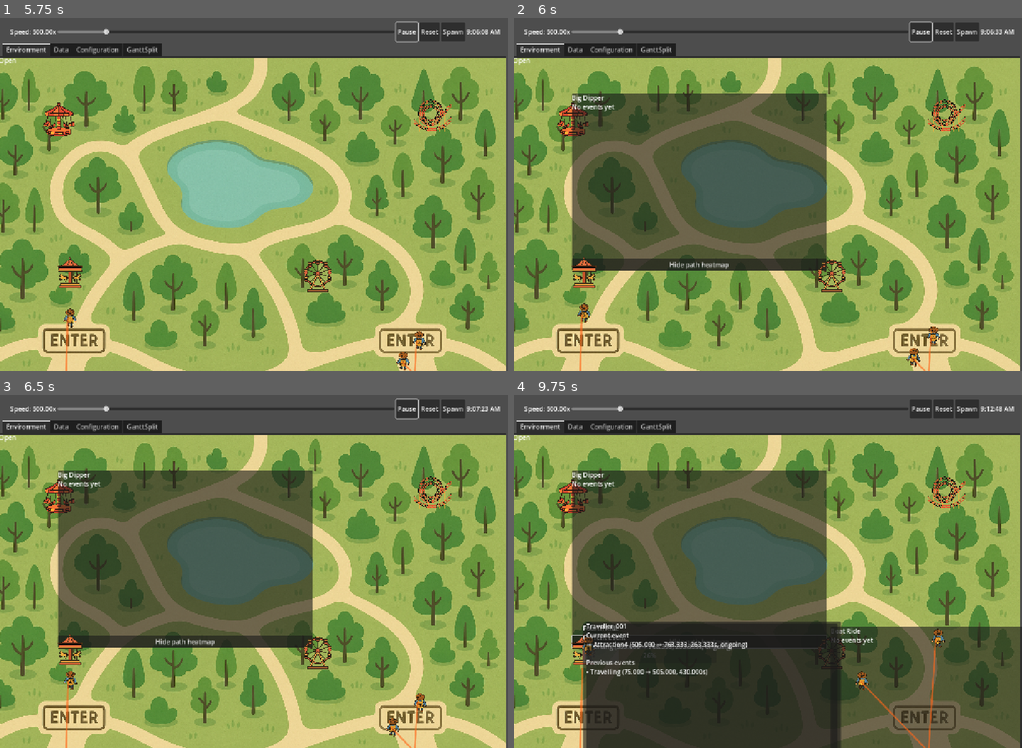
Above: before the commit, frames 1-4 (two rows, left to right).
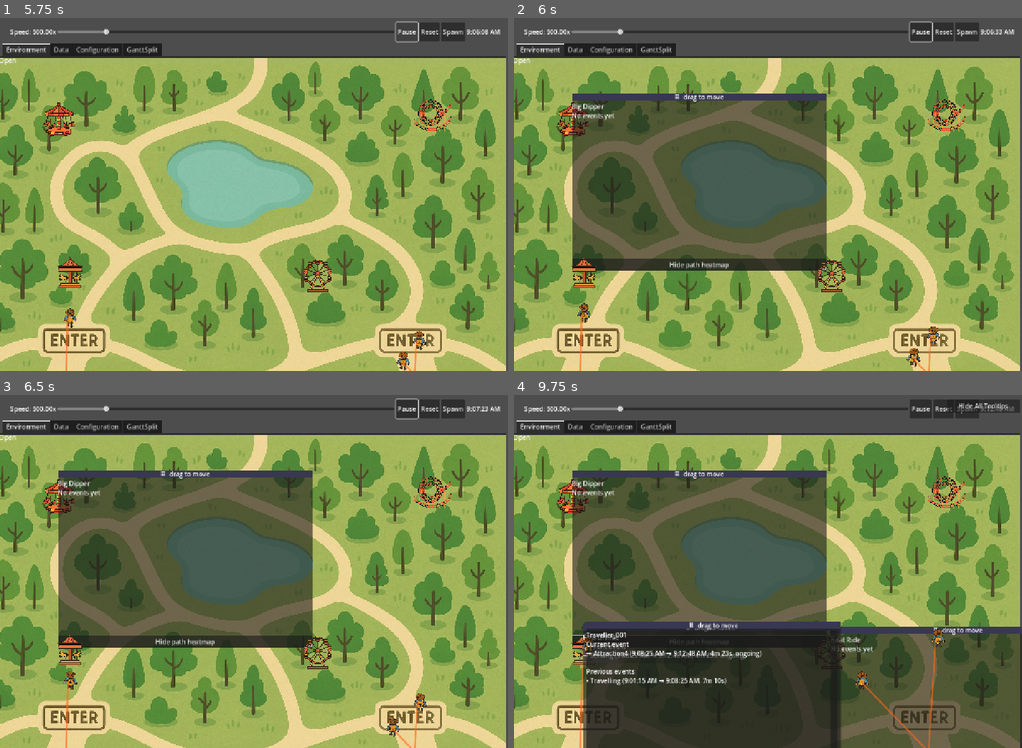
Above: after the commit, the same moments.

Repository: drewcydrew/sim-testing
Game: Godot game, scene res://Classes/World/World.tscn
Same seed, same stepped clock (60 frames per second), same inputs: the game is played once before the commit and once after it.
Inputs (mouse positions are in pixels of both pictures, inside the frame that each line leads up to):
- Up to frame 1 (5.75 s): click "Reset" at 0.5 s; click "Play" at 1.25 s; click "Spawn" at 2 s; click "Spawn" at 2.75 s; click "Spawn" at 3.5 s; click "Pause" at 4.25 s; click "Play" at 5 s
- Up to frame 2 (6 s): drag from (574, 120) to (834, 275) at 5.77 s
- Up to frame 3 (6.5 s): no input
- Up to frame 4 (9.75 s): click "Hide path heatmap" at 6.5 s; click "Hide path heatmap" at 7.25 s; click "Hide path heatmap" at 8 s; drag from (834, 652) to (574, 497) at 8.77 s; move the mouse to (585, 652) at 9.52 s; click (585, 652) at 9.67 s

Frame 1 is identical in both runs. In frame 2, 1.3% of the frame differs, in the area x 11-62%, y 21-72%; in frame 3, 1.3%; in frame 4, 5.2%, in the area x 11-100%, y 1-100%.

Commit message:
misc update

Diff:
--- a/Classes/EventTooltip/event_tooltip.gd
+++ b/Classes/EventTooltip/event_tooltip.gd
@@ -13,6 +13,8 @@
 
 var _label: RichTextLabel = null
 @onready var _heatmap_btn: Button = $PanelContainer/MarginContainer/VBoxContainer/HeatmapToggleButton
+@onready var _panel: PanelContainer = $PanelContainer
+@onready var _resize_handle: Control = $ResizeHandle
 
 # Closed events for this entity: { label, start_time, end_time, color, row_key, type }
 var _closed_events: Array[Dictionary] = []
@@ -21,6 +23,12 @@
 var _open_event: Dictionary = {}
 
 var _rebuild_dirty: bool = true
+
+# ── Drag / resize state ──────────────────────────────────────────────────────
+var _dragging: bool = false
+var _resizing: bool = false
+var _panel_size_at_resize_start: Vector2 = Vector2.ZERO
+var _resize_mouse_start: Vector2 = Vector2.ZERO
 
 
 func _ready() -> void:
@@ -163,6 +171,10 @@
 # ───────────────────── Process: live updating ────────────────────
 
 func _process(delta: float) -> void:
+	# Keep resize handle anchored to the bottom-right corner of the panel
+	if is_instance_valid(_resize_handle) and is_instance_valid(_panel):
+		_resize_handle.position = _panel.position + _panel.size - Vector2(16.0, 16.0)
+
 	# If there's an open event, we want durations / end marker to tick
 	if not _open_event.is_empty():
 		_rebuild_dirty = true
@@ -232,10 +244,10 @@
 	if e < 0.0:
 		var now: float = _now()
 		var dur: float = max(0.0, now - s)
-		return "(%.3f → %.3f, %.3fs, ongoing)" % [s, now, dur]
+		return "(%s → %s, %s, ongoing)" % [_format_sim_time_ampm(s), _format_sim_time_ampm(now), _format_duration(dur)]
 	else:
 		var dur2: float = max(0.0, e - s)
-		return "(%.3f → %.3f, %.3fs)" % [s, e, dur2]
+		return "(%s → %s, %s)" % [_format_sim_time_ampm(s), _format_sim_time_ampm(e), _format_duration(dur2)]
 
 
 func _is_zero_duration_event(ev: Dictionary) -> bool:
@@ -248,6 +260,33 @@
 
 # ───────────────────── Matching & time helpers ───────────────────
 
+const _DISPLAY_DAY_START_SEC: int = 9 * 3600
+
+func _format_sim_time_ampm(sim_sec: float) -> String:
+	var total: int = _DISPLAY_DAY_START_SEC + int(sim_sec)
+	var hours: int = int(total / 3600.0) % 24
+	var minutes: int = int((total % 3600) / 60.0)
+	var seconds: int = total % 60
+	var is_am: bool = hours < 12
+	var h12: int = hours % 12
+	if h12 == 0:
+		h12 = 12
+	var meridiem: String = "AM" if is_am else "PM"
+	return "%d:%02d:%02d %s" % [h12, minutes, seconds, meridiem]
+
+
+func _format_duration(dur_sec: float) -> String:
+	var s: int = int(dur_sec)
+	var h: int = int(s / 3600.0)
+	var m: int = int((s % 3600) / 60.0)
+	var sec: int = s % 60
+	if h > 0:
+		return "%dh %02dm %02ds" % [h, m, sec]
+	if m > 0:
+		return "%dm %02ds" % [m, sec]
+	return "%ds" % sec
+
+
 func _norm(s: String) -> String:
 	return String(s).strip_edges().to_lower()
 
@@ -272,3 +311,43 @@
 	traveller.toggle_trail()
 	if is_instance_valid(_heatmap_btn):
 		_heatmap_btn.text = "Hide path heatmap" if traveller._trail_visible else "Show path heatmap"
+
+
+# ── Drag & resize input ───────────────────────────────────────────────────────
+
+func _input(event: InputEvent) -> void:
+	if event is InputEventMouseButton:
+		var mb := event as InputEventMouseButton
+		if mb.button_index == MOUSE_BUTTON_LEFT and not mb.pressed:
+			_dragging = false
+			_resizing = false
+	elif event is InputEventMouseMotion:
+		if _dragging:
+			position += event.relative
+			accept_event()
+		elif _resizing:
+			var delta: Vector2 = event.global_position - _resize_mouse_start
+			var new_size: Vector2 = (_panel_size_at_resize_start + delta).max(Vector2(80.0, 50.0))
+			_panel.size = new_size
+			accept_event()
+
+
+func _on_drag_header_gui_input(event: InputEvent) -> void:
+	if event is InputEventMouseButton:
+		var mb := event as InputEventMouseButton
+		if mb.button_index == MOUSE_BUTTON_LEFT:
+			_dragging = mb.pressed
+			accept_event()
+
+
+func _on_resize_handle_gui_input(event: InputEvent) -> void:
+	if event is InputEventMouseButton:
+		var mb := event as InputEventMouseButton
+		if mb.button_index == MOUSE_BUTTON_LEFT:
+			if mb.pressed:
+				_resizing = true
+				_panel_size_at_resize_start = _panel.size
+				_resize_mouse_start = mb.global_position
+			else:
+				_resizing = false
+			accept_event()
--- a/Classes/EventTooltip/event_tooltip.tscn
+++ b/Classes/EventTooltip/event_tooltip.tscn
@@ -10,6 +10,7 @@
 script = ExtResource("1_t71dv")
 
 [node name="PanelContainer" type="PanelContainer" parent="."]
+clip_contents = true
 layout_mode = 0
 offset_right = 642.0
 offset_bottom = 448.0
@@ -20,6 +21,23 @@
 [node name="VBoxContainer" type="VBoxContainer" parent="PanelContainer/MarginContainer"]
 layout_mode = 2
 
+[node name="DragHeader" type="ColorRect" parent="PanelContainer/MarginContainer/VBoxContainer"]
+custom_minimum_size = Vector2(0, 18)
+layout_mode = 2
+mouse_default_cursor_shape = 13
+color = Color(0.22, 0.22, 0.32, 1)
+
+[node name="DragLabel" type="Label" parent="PanelContainer/MarginContainer/VBoxContainer/DragHeader"]
+layout_mode = 1
+anchors_preset = 15
+anchor_right = 1.0
+anchor_bottom = 1.0
+grow_horizontal = 2
+grow_vertical = 2
+text = "⠿  drag to move"
+horizontal_alignment = 1
+vertical_alignment = 1
+
 [node name="RichTextLabel" type="RichTextLabel" parent="PanelContainer/MarginContainer/VBoxContainer"]
 layout_mode = 2
 size_flags_vertical = 3
@@ -28,4 +46,23 @@
 layout_mode = 2
 text = "Hide path heatmap"
 
+[node name="ResizeHandle" type="Control" parent="."]
+anchors_preset = 0
+offset_right = 16.0
+offset_bottom = 16.0
+mouse_default_cursor_shape = 12
+
+[node name="ResizeLabel" type="Label" parent="ResizeHandle"]
+layout_mode = 1
+anchors_preset = 15
+anchor_right = 1.0
+anchor_bottom = 1.0
+grow_horizontal = 2
+grow_vertical = 2
+text = "⊡"
+horizontal_alignment = 1
+vertical_alignment = 1
+
+[connection signal="gui_input" from="PanelContainer/MarginContainer/VBoxContainer/DragHeader" to="." method="_on_drag_header_gui_input"]
 [connection signal="pressed" from="PanelContainer/MarginContainer/VBoxContainer/HeatmapToggleButton" to="." method="_on_heatmap_toggle_pressed"]
+[connection signal="gui_input" from="ResizeHandle" to="." method="_on_resize_handle_gui_input"]
--- a/Classes/Tooltip/tooltip.tscn
+++ b/Classes/Tooltip/tooltip.tscn
@@ -25,8 +25,8 @@
 
 [node name="PanelContainer" type="PanelContainer" parent="."]
 layout_mode = 0
-offset_right = 504.0
-offset_bottom = 394.0
+offset_right = 200.0
+offset_bottom = 200.0
 theme_override_styles/panel = SubResource("StyleBoxFlat_1")
 
 [node name="MarginContainer" type="MarginContainer" parent="PanelContainer"]
--- a/Classes/Traveller/Traveller.tscn
+++ b/Classes/Traveller/Traveller.tscn
@@ -17,7 +17,6 @@
 tooltip_scene = ExtResource("2_bu2do")
 
 [node name="TapButton" type="TouchScreenButton" parent="."]
-position = Vector2(1, -1)
 shape = SubResource("CircleShape2D_8agda")
 
 [node name="Sprite2D" type="Sprite2D" parent="."]
--- a/Classes/Traveller/traveller.gd
+++ b/Classes/Traveller/traveller.gd
@@ -302,6 +302,7 @@
 
 	tooltip_instance = tooltip_scene.instantiate()
 	add_child(tooltip_instance)
+	tooltip_instance.add_to_group("active_traveller_tooltips")
 
 	# Position it relative to the traveller (tweak as desired)
 	tooltip_instance.position = Vector2(0, -60)
--- a/Classes/World/World.tscn
+++ b/Classes/World/World.tscn
@@ -67,7 +67,16 @@
 layout_mode = 2
 text = "9:00AM"
 
+[node name="HideTooltipsButton" type="Button" parent="."]
+visible = false
+offset_left = 1090.0
+offset_top = 11.0
+offset_right = 1275.0
+offset_bottom = 44.0
+text = "Hide All Tooltips"
+
 [connection signal="sim_speed_changed" from="SimulationControls" to="." method="_on_simulation_controls_sim_speed_changed"]
 [connection signal="pressed" from="SimulationControls/PlayPause" to="." method="_on_play_pause_pressed"]
 [connection signal="pressed" from="SimulationControls/Button" to="." method="_on_reset_pressed"]
 [connection signal="pressed" from="SimulationControls/Spawn" to="." method="_on_spawn_pressed"]
+[connection signal="pressed" from="HideTooltipsButton" to="." method="_on_hide_tooltips_pressed"]
--- a/Classes/World/world.gd
+++ b/Classes/World/world.gd
@@ -11,6 +11,7 @@
 
 
 @onready var _play_pause_btn: Button = $SimulationControls/PlayPause
+@onready var _hide_tooltips_btn: Button = $HideTooltipsButton
 @onready var _config: Node = $TabContainer/Configuration
 @onready var _env: Node = $TabContainer/Environment
 @onready var _gantt: BasicGantt = $TabContainer/Data/ScrollContainer/GanttNew
@@ -34,6 +35,9 @@
 
 func _process(_delta: float) -> void:
 	_update_time_label()
+	var tooltip_count: int = get_tree().get_nodes_in_group("active_traveller_tooltips").size()
+	if is_instance_valid(_hide_tooltips_btn):
+		_hide_tooltips_btn.visible = tooltip_count > 0
 
 
 func _on_simulation_controls_sim_speed_changed(value: float) -> void:
@@ -88,6 +92,11 @@
 		_env.spawn_one()
 
 
+func _on_hide_tooltips_pressed() -> void:
+	for tooltip in get_tree().get_nodes_in_group("active_traveller_tooltips"):
+		tooltip.queue_free()
+
+
 func _update_time_label() -> void:
 	if not is_instance_valid(_time_label):
 		return
Not shown: 1 places in Classes/Attraction/attraction.tscn that only renumber resources
